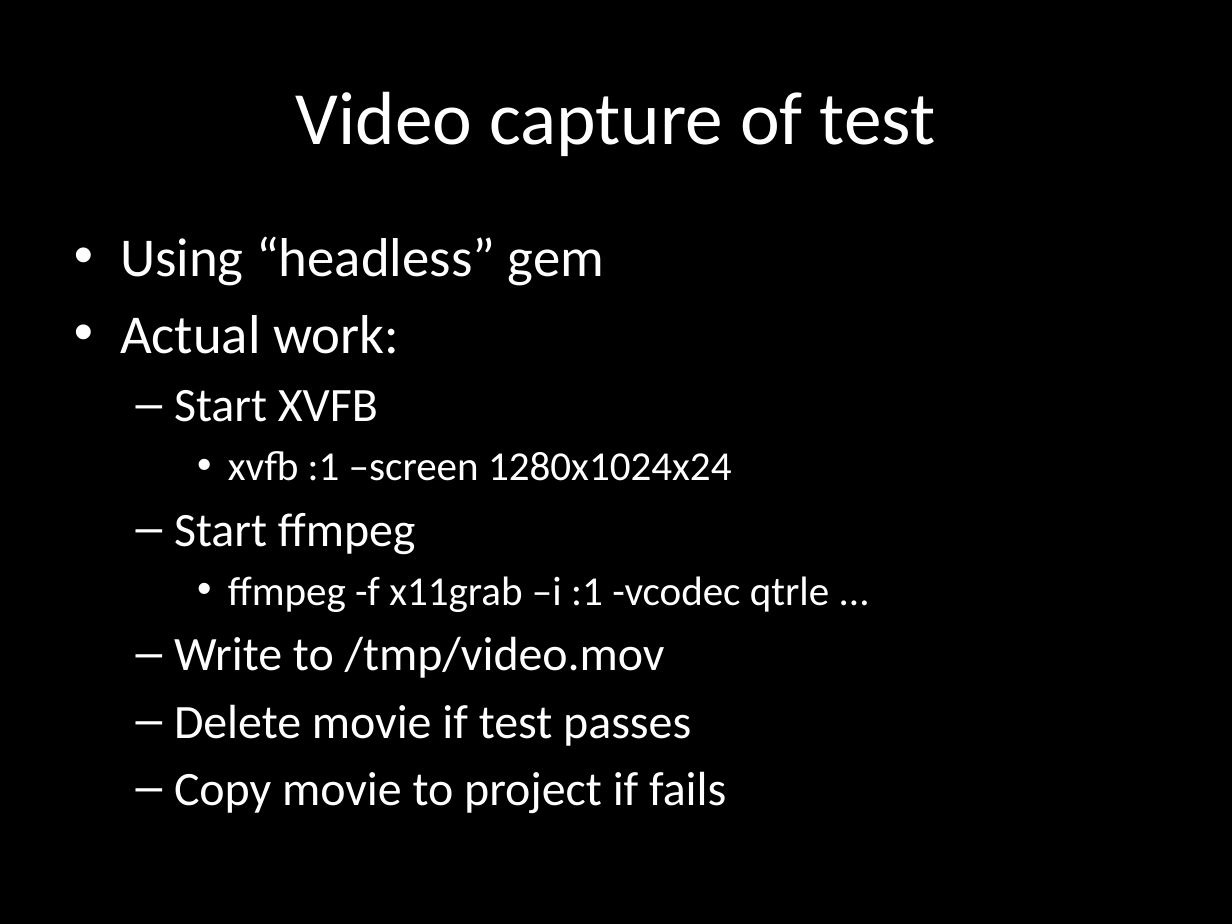
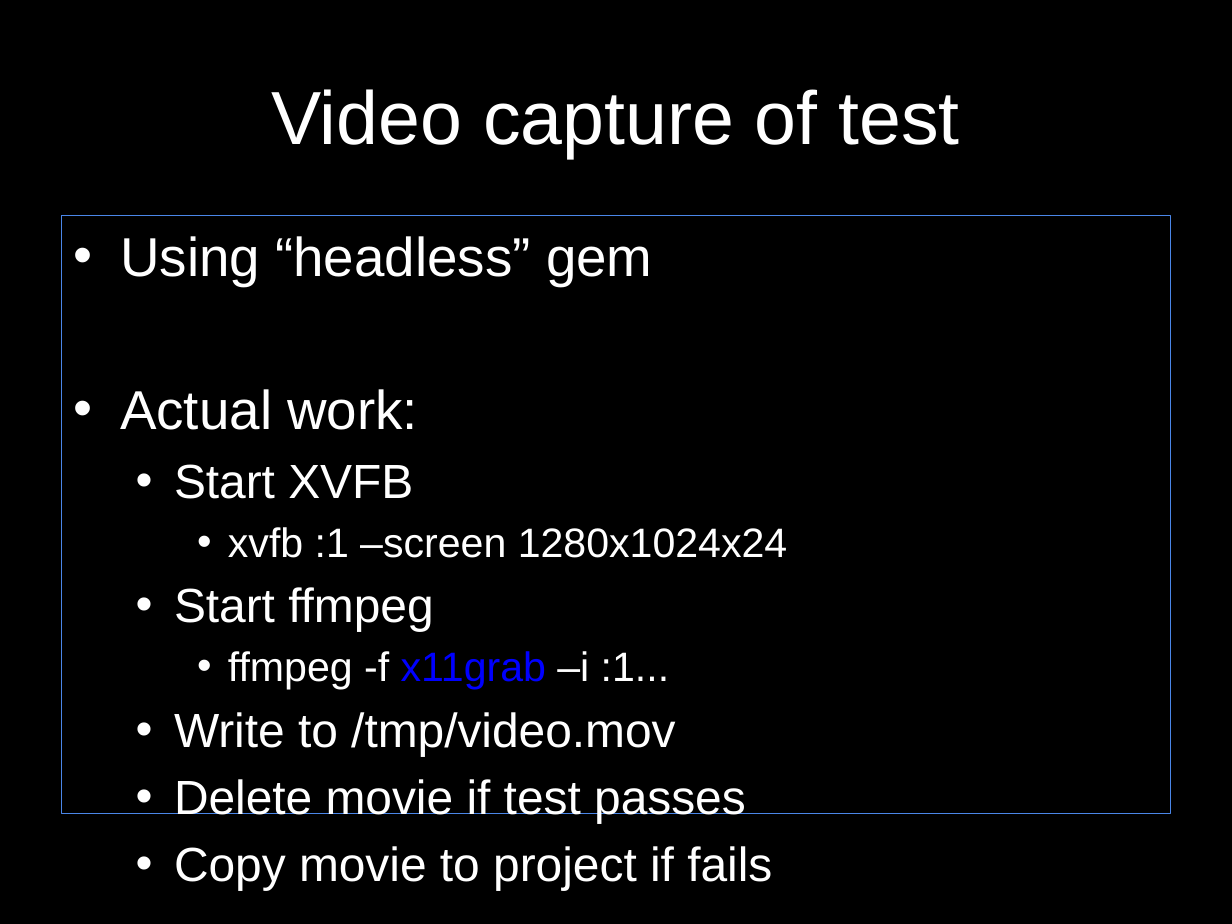
Before and after one commit to dimacus/SeleniumTipsAndTricks, a slide deck: slide 18 of selenium_camp_v1.pptx (slide 12 before the commit). Drawn at 1232x924 pixels with LibreOffice and Linux fonts; fonts in the diff are those of the drawing. Boxes give left, top, right and bottom in pixels: in the first picture for what was removed or moved away, otherwise in the second. Text is boxed around its words. In the diff, an @@ line names an element or a change of style, - is before the commit and + after.

```diff
--- a/selenium_camp_v1.pptx
+++ b/selenium_camp_v1.pptx
@@ title "Video capture of test" at (271, 89, 959, 158): font Calibri to Arial @@
@@ text "Using “headless” gem": place and size @@
-text "Using “headless” gem" at (120, 236, 829, 814)
+text "Using “headless” gem" at (62, 216, 1170, 825)
@@ text "Using “headless” gem" at (62, 216, 1170, 825): outline none to #4A86E8 0.75 pt @@
@@ text at (120, 236, 787, 890): font Calibri to Arial in "Using “headless” gem", "Actual work:", "Start XVFB", "xvfb :1 –screen 1280x1024x24" and 4 more places; bullet – to • @@
@@ text at (228, 651, 669, 690): text changed; font Calibri to Arial @@
-    • ffmpeg -f x11grab –i :1 -vcodec qtrle ...
+    • ffmpeg -f x11grab –i :1...
```
Also in this commit, not shown: 25 other slides changed, 11 slides added, 1 other file.
